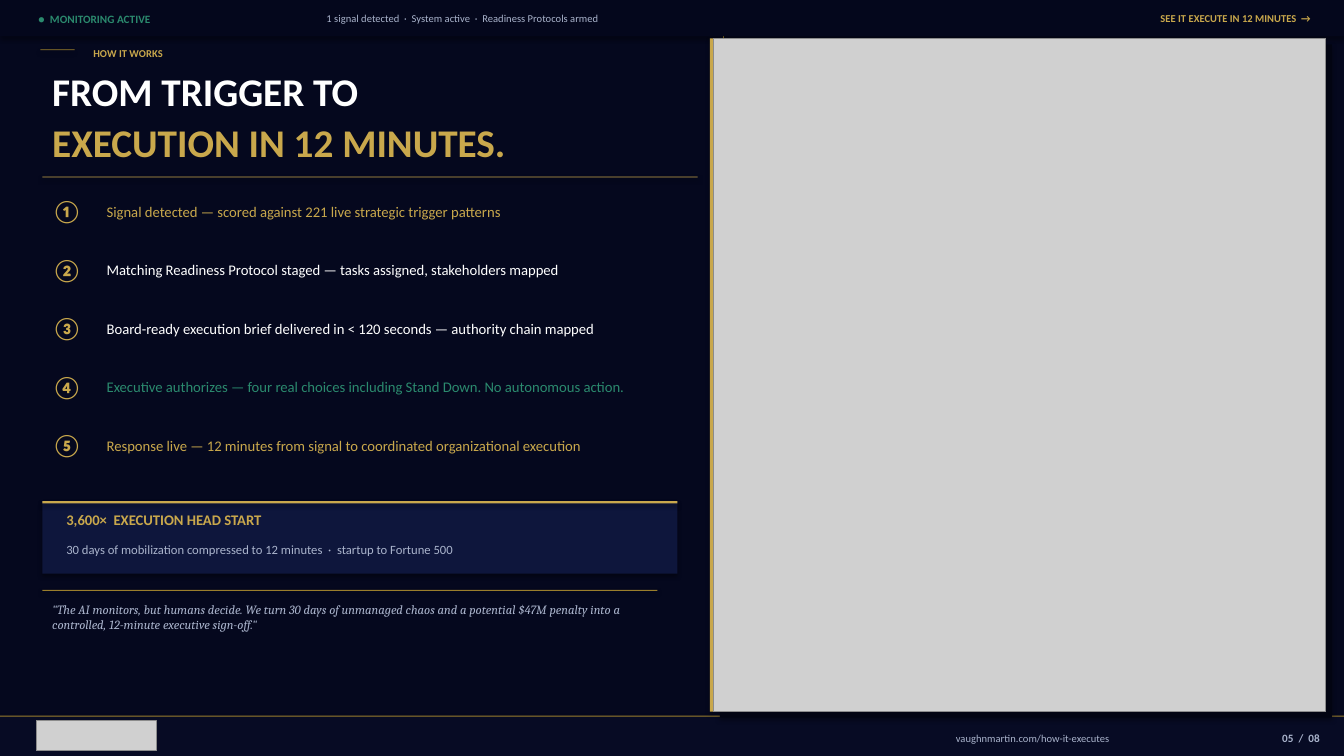
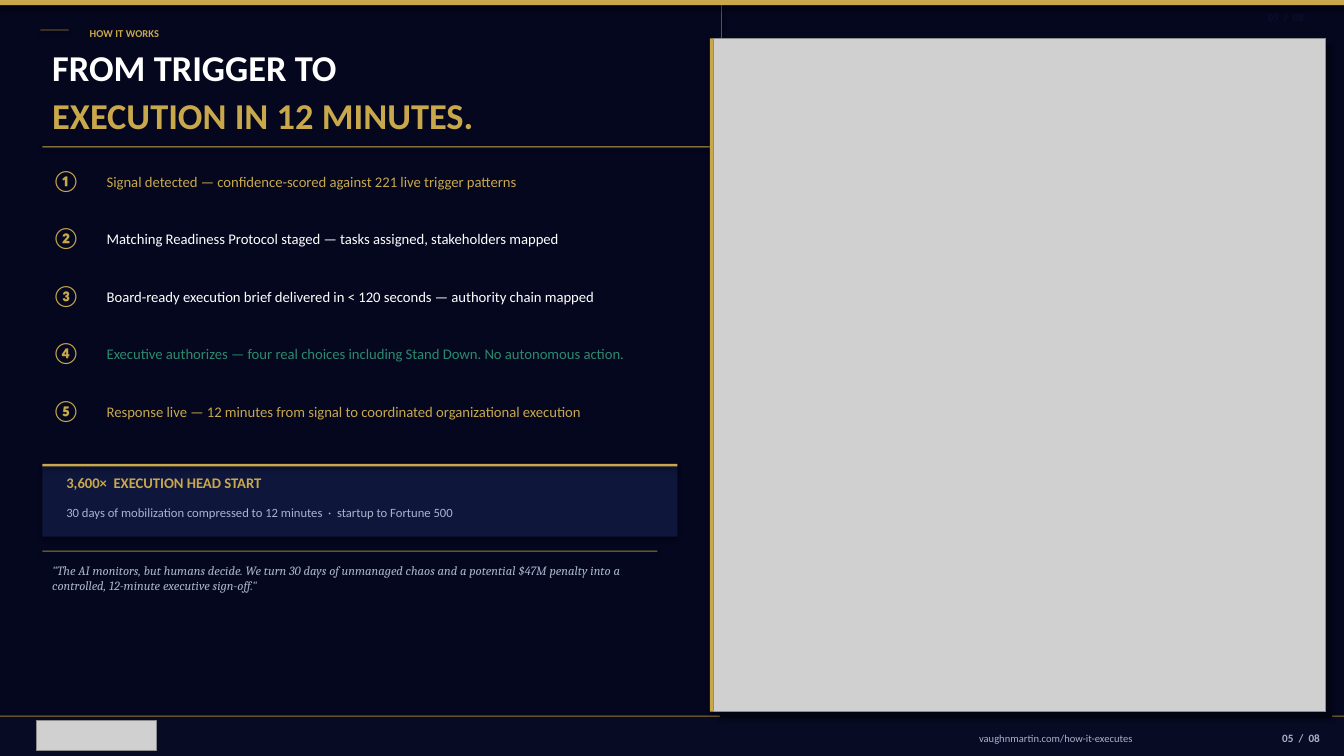
Before and after one commit to mbrunke18/CodePlatform1, a slide deck: slide 6 of attached_assets/VaughnMartin-Investor-Deck-v13-final.pptx. Drawn at 1344x756 pixels with LibreOffice and Linux fonts; fonts in the diff are those of the drawing; grey boxes stand for pictures; background and template pictures are left out. Boxes give left, top, right and bottom in pixels: in the first picture for what was removed or moved away, otherwise in the second. Text is boxed around its words. In the diff, an @@ line names an element or a change of style, - is before the commit and + after.

```diff
--- a/attached_assets/VaughnMartin-Investor-Deck-v13-final.pptx
+++ b/attached_assets/VaughnMartin-Investor-Deck-v13-final.pptx
@@ rectangle at [0, 0, 722, 756]: fill #05081E to #04071E @@
@@ rectangle: place and size @@
-rectangle at [0, 0, 1344, 36]
+rectangle at [0, 0, 1344, 5]
@@ rectangle at [0, 0, 1344, 5]: fill #04071C to #C9A84C @@
@@ text added at [0, 6, 1314, 24], 7.5 pt, text #0A0F2E, bold @@
+05 / 08
@@ rectangle: place and size @@
-rectangle at [40, 49, 75, 50]
+rectangle at [40, 29, 69, 30]
@@ text removed at [50, 15, 150, 23] @@
-● MONITORING ACTIVE
@@ text "HOW IT WORKS": place and size @@
-text "HOW IT WORKS" at [93, 50, 162, 57]
+text "HOW IT WORKS" at [90, 30, 159, 37]
@@ text removed at [326, 14, 598, 24] @@
-1 signal detected · System active · Readiness Protocols armed
@@ text removed at [1160, 15, 1296, 22] @@
-SEE IT EXECUTE IN 12 MINUTES →
@@ text "FROM TRIGGER TO": place and size @@
-text "FROM TRIGGER TO" at [52, 80, 358, 107]
+text "FROM TRIGGER TO" at [52, 57, 337, 82]
@@ text "FROM TRIGGER TO" at [52, 57, 337, 82]: size 28 to 26 pt @@
@@ text "EXECUTION IN 12 MINUTES.": place and size @@
-text "EXECUTION IN 12 MINUTES." at [52, 131, 505, 158]
+text "EXECUTION IN 12 MINUTES." at [52, 105, 474, 130]
@@ text "EXECUTION IN 12 MINUTES." at [52, 105, 474, 130]: size 28 to 26 pt @@
@@ rectangle: place and size @@
-rectangle at [42, 176, 698, 177]
+rectangle at [42, 146, 718, 147]
@@ text "①": place and size @@
-text "①" at [52, 201, 82, 224]
+text "①" at [52, 171, 80, 192]
@@ text at [107, 177, 516, 190]: text changed @@
-Signal detected — scored against 221 live strategic trigger patterns
+Signal detected — confidence-scored against 221 live trigger patterns
@@ text "②": place and size @@
-text "②" at [52, 260, 82, 283]
+text "②" at [52, 228, 80, 249]
@@ text "Matching Readiness Protocol staged — ...": place and size @@
-text "Matching Readiness Protocol staged — ..." at [107, 264, 558, 278]
+text "Matching Readiness Protocol staged — ..." at [107, 233, 558, 247]
@@ text "Board-ready execution brief delivered in ...": place and size @@
-text "Board-ready execution brief delivered in ..." at [107, 323, 594, 337]
+text "Board-ready execution brief delivered in ..." at [107, 291, 594, 305]
@@ text "Executive authorizes — four real ...": place and size @@
-text "Executive authorizes — four real ..." at [107, 382, 624, 395]
+text "Executive authorizes — four real ..." at [107, 349, 624, 362]
@@ size 16 to 15 pt in 5 elements at [52, 171, 80, 192], [52, 228, 80, 249], [52, 286, 80, 307], [52, 343, 80, 364], [52, 401, 80, 422] @@
@@ text "Response live — 12 minutes ...": place and size @@
-text "Response live — 12 minutes ..." at [107, 441, 581, 454]
+text "Response live — 12 minutes ..." at [107, 407, 581, 420]
@@ 5 texts, 2 rectangles: place and size @@
-5 texts, 2 rectangles at [42, 318, 678, 574]
+5 texts, 2 rectangles at [42, 286, 678, 536]
@@ text ""The AI monitors, but humans ...": place and size @@
-text ""The AI monitors, but humans ..." at [52, 605, 621, 632]
+text ""The AI monitors, but humans ..." at [52, 566, 621, 593]
@@ rectangle: place and size @@
-rectangle at [42, 590, 657, 591]
+rectangle at [42, 551, 657, 552]
@@ text "vaughnmartin.com/how-it-executes": place and size @@
-text "vaughnmartin.com/how-it-executes" at [956, 735, 1109, 744]
+text "vaughnmartin.com/how-it-executes" at [979, 734, 1132, 744]
```
Also in this commit, not shown: 9 other slides changed, 5 other files.
